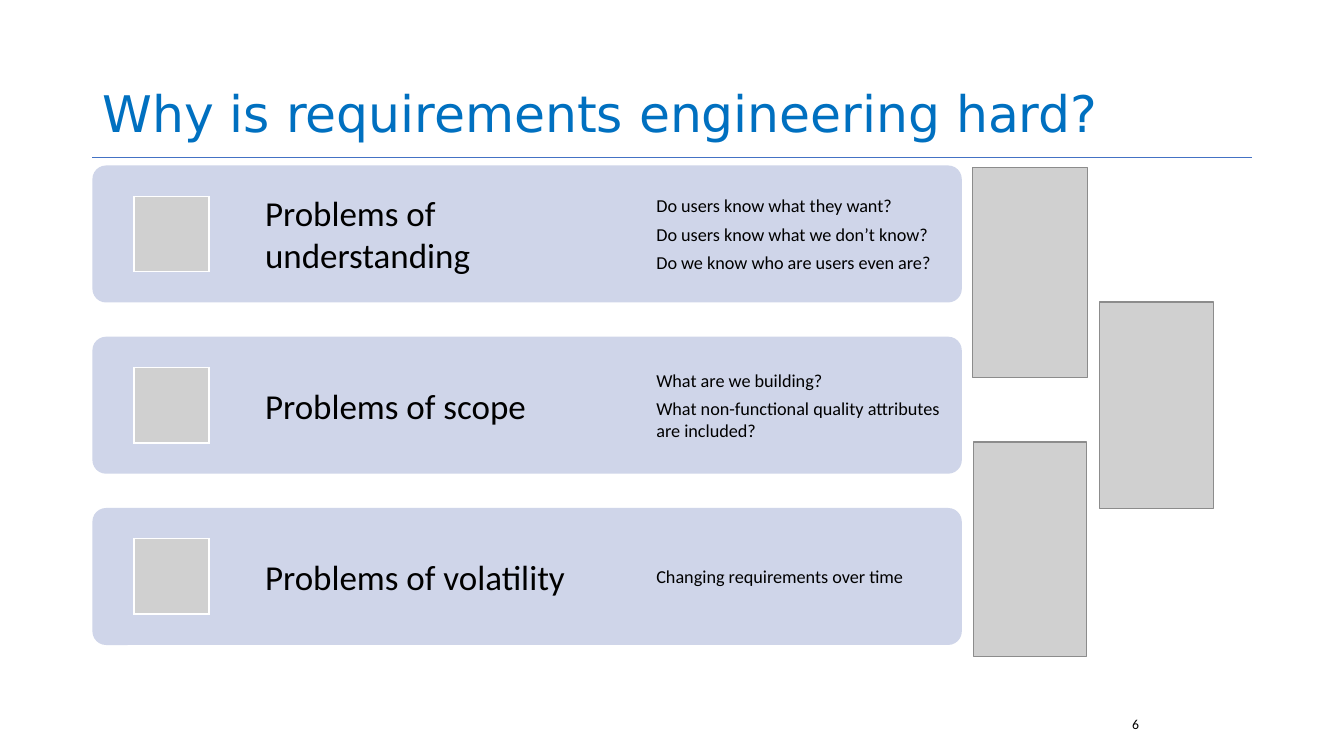
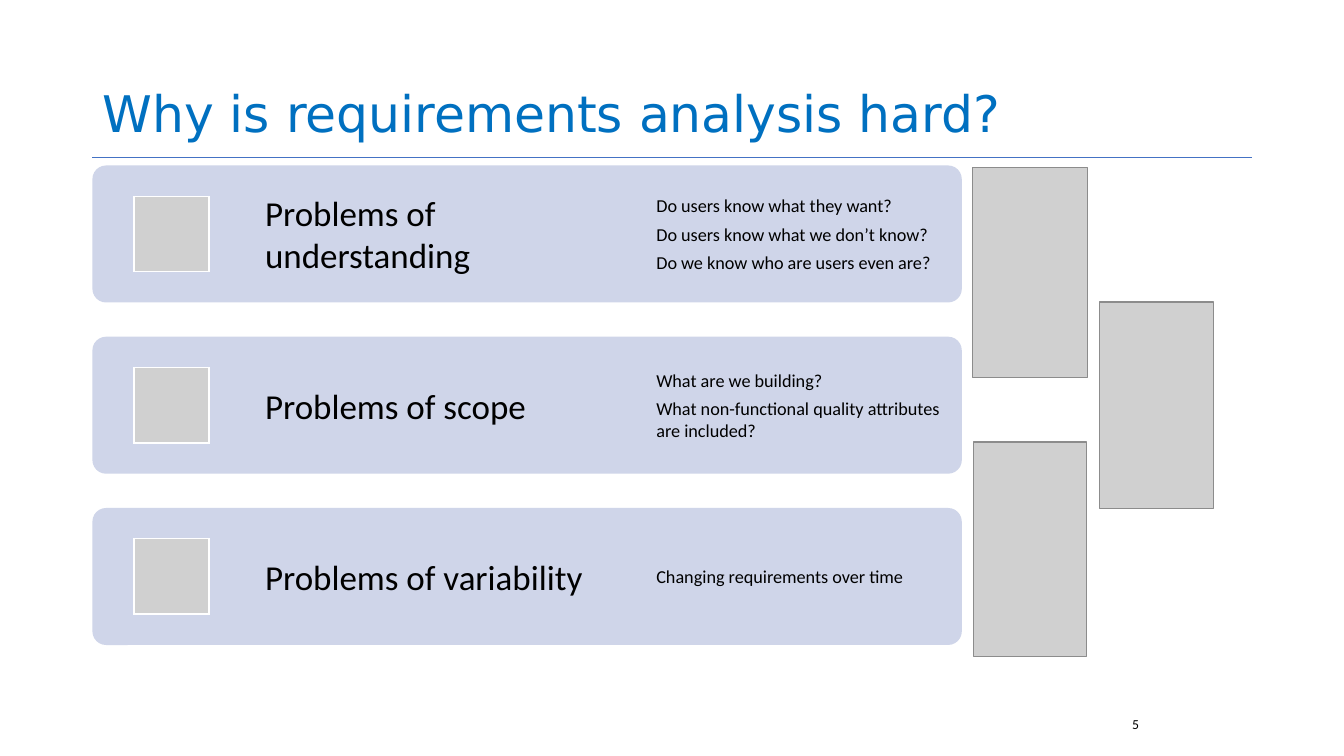
Before and after one commit to neu-se/CS4530-Spring-2022, a slide deck: slide 5 of Slides/Lesson 3.1 Requirements Gathering.pptx (slide 6 before the commit). Drawn at 1344x756 pixels with LibreOffice and Linux fonts; fonts in the diff are those of the drawing; grey boxes stand for pictures. Boxes give left, top, right and bottom in pixels: in the first picture for what was removed or moved away, otherwise in the second. Text is boxed around its words. In the diff, an @@ line names an element or a change of style, - is before the commit and + after.

```diff
--- a/Slides/Lesson 3.1 Requirements Gathering.pptx
+++ b/Slides/Lesson 3.1 Requirements Gathering.pptx
@@ title at box(102, 93, 1000, 143): text changed @@
-Why is requirements engineering hard?
+Why is requirements analysis hard?
@@ text at box(265, 565, 582, 596): text changed @@
-Problems of volatility
+Problems of variability
@@ page number at box(1132, 720, 1139, 729): text changed @@
-6
+5
```
Also in this commit, not shown: 7 other slides changed, 1 slide added, 1 slide removed.
